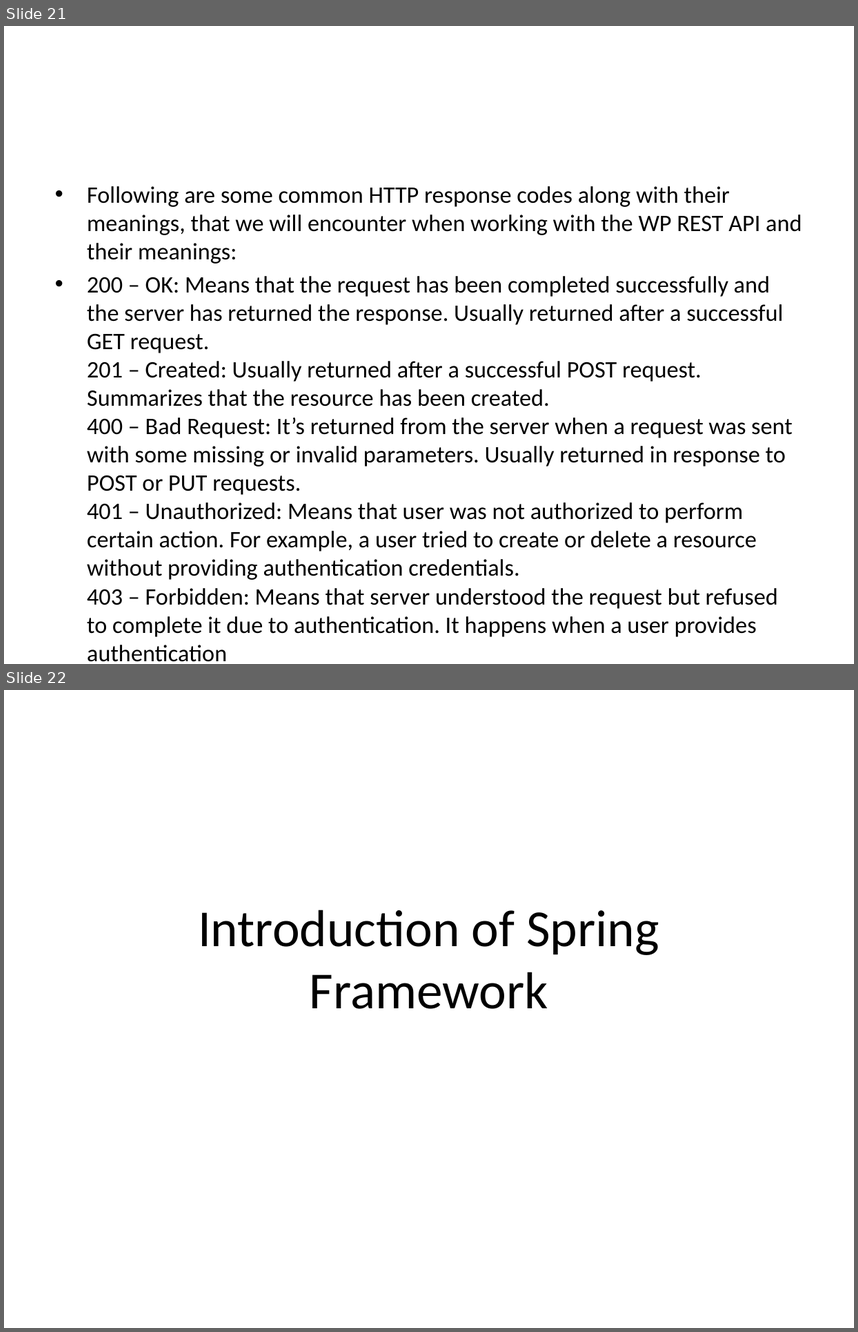
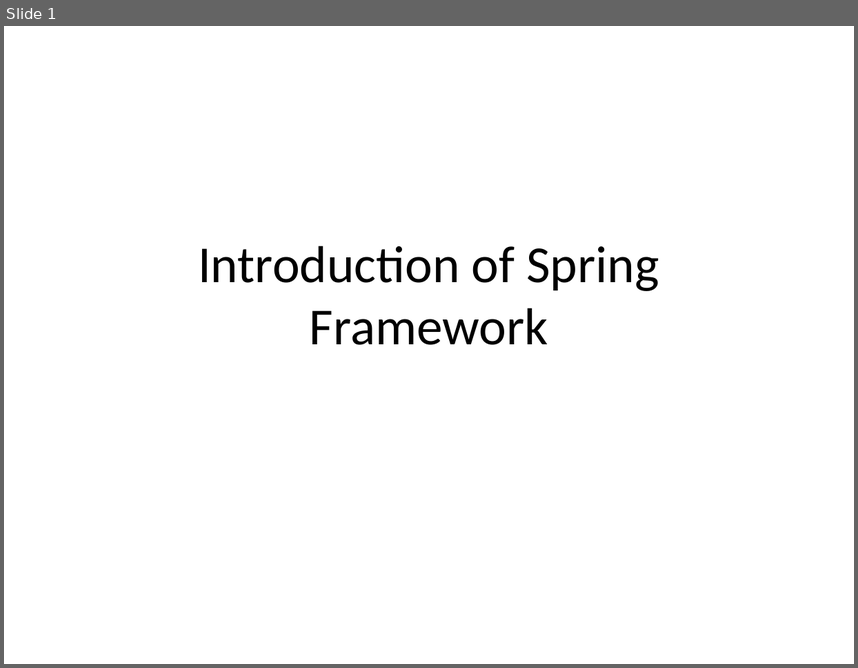
Before and after one commit to rameshcoderepository/SpringDocuments, a slide deck: Spring Documents.pptx. Shown one above the other, each under a label of ours: slides 21 and 22 before the commit, slide 1 after it. The pictures are 858x1332 and 858x668 pixels, drawn with LibreOffice and Linux fonts; fonts in the diff are those of the drawing. Boxes give left, top, right and bottom in pixels: in the first picture for what was removed or moved away, otherwise in the second. Text is boxed around its words. In the diff, an @@ line names an element or a change of style, - is before the commit and + after.

```diff
--- a/Spring Documents.pptx
+++ b/Spring Documents.pptx
@@ slide 21 removed at [4, 26, 854, 664], background #FFFFFF @@
@@ text removed at [87, 186, 802, 608] @@
-• Following are some common HTTP response codes along with their meanings, that we will encounter when working with the WP REST API and their meanings:
-• 200 – OK: Means that the request has been completed successfully and the server has returned the response. Usually returned after a successful GET request.
-  201 – Created: Usually returned after a successful POST request. Summarizes that the resource has been created.
-  400 – Bad Request: It’s returned from the server when a request was sent with some missing or invalid parameters. Usually returned in response to POST or PUT requests.
-  401 – Unauthorized: Means that user was not authorized to perform certain action. For example, a user tried to create or delete a resource without providing authentication credentials.
-  403 – Forbidden: Means that server understood the request but refused to complete it due to authentication. It happens when a user provides authentication
@@ what was slide 22 is now slide 1 @@
```
Also in this commit, not shown: 2 slides changed, 1 slide added, 21 other slides removed, 12 other files.
